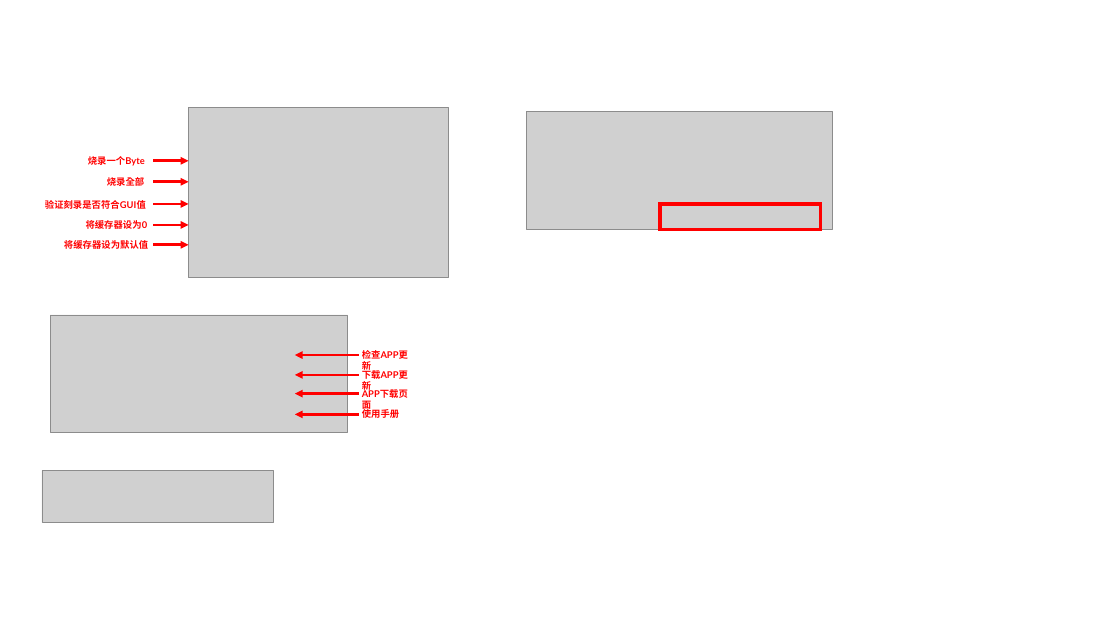
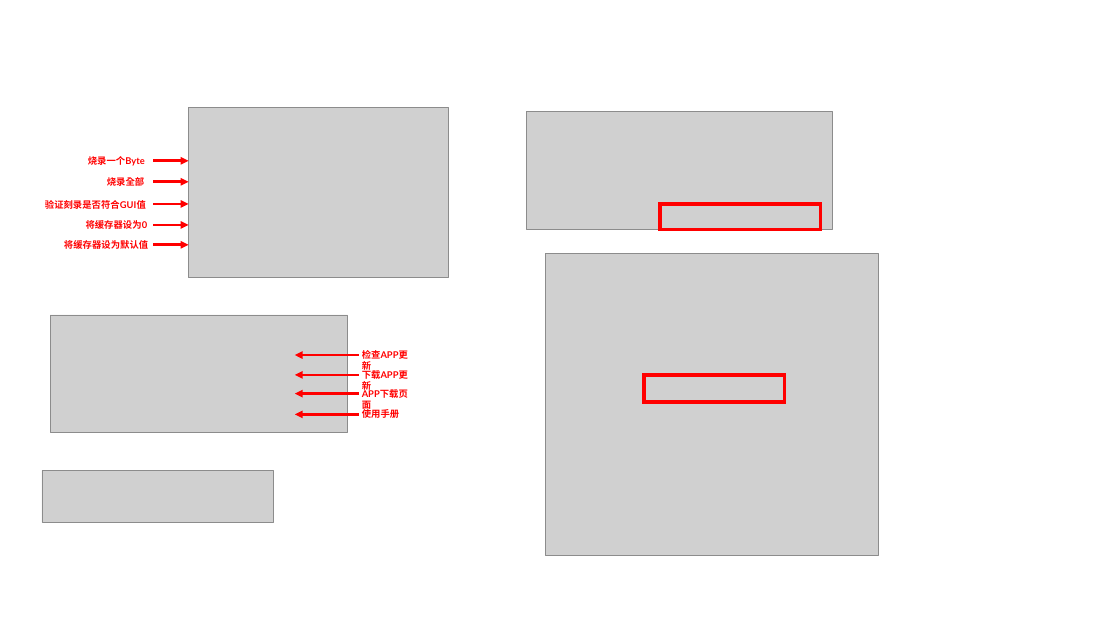
Before and after one commit to billwanggithub/MXXXX, a slide deck: slide 1 of assets/user_guide.pptx. Drawn at 1120x630 pixels with LibreOffice and Linux fonts; fonts in the diff are those of the drawing; grey boxes stand for pictures. Boxes give left, top, right and bottom in pixels: in the first picture for what was removed or moved away, otherwise in the second. Text is boxed around its words. In the diff, an @@ line names an element or a change of style, - is before the commit and + after.

```diff
--- a/assets/user_guide.pptx
+++ b/assets/user_guide.pptx
@@ picture added at box(545, 254, 878, 556) @@
@@ rectangle added at box(644, 375, 786, 402), outline #FF0000 3 pt @@
```
Also in this commit, not shown: 2 other files.
